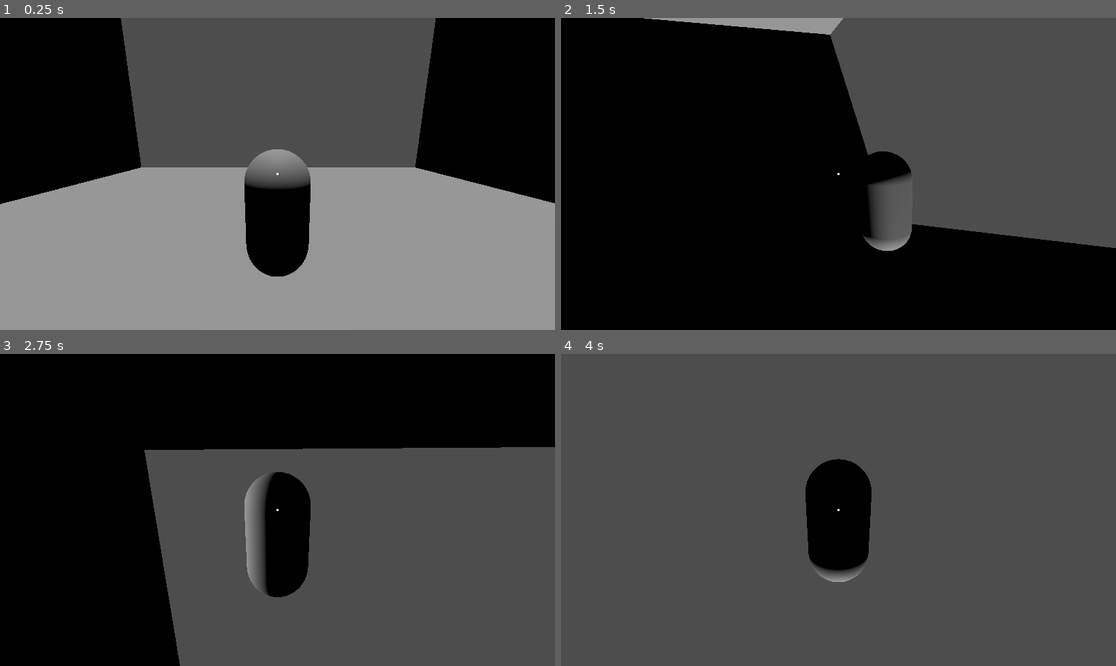
Above: before the commit, frames 1-4 (two rows, left to right).
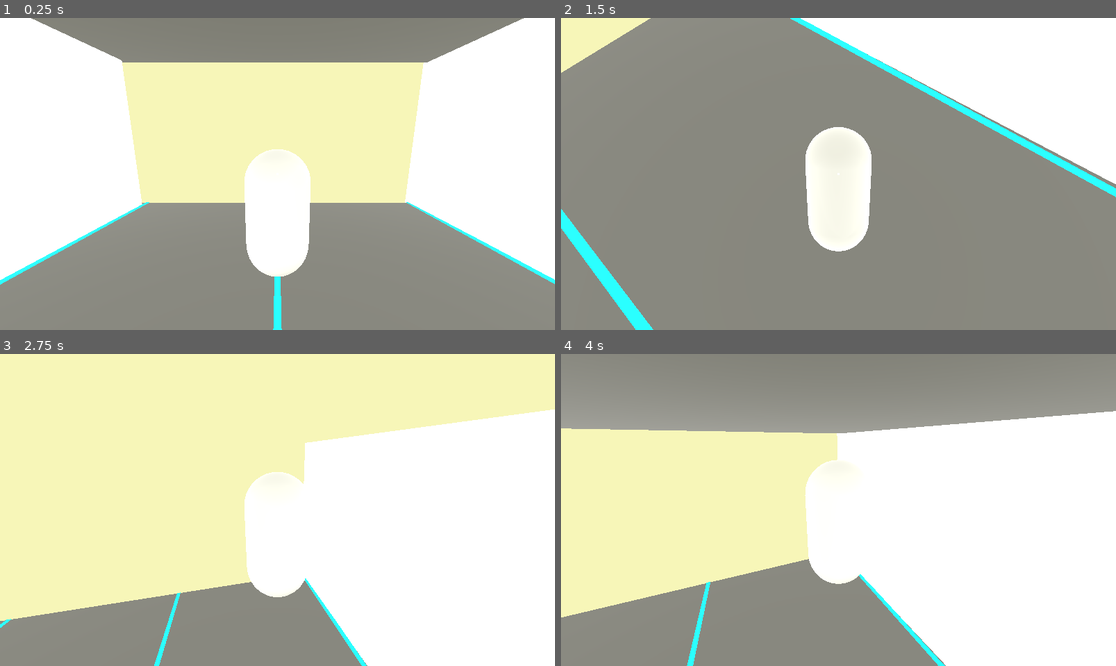
Above: after the commit, the same moments.

Repository: aahil-spec/gravity
Game: Godot game, scene res://scenes/player.tscn
Same seed, same stepped clock (60 frames per second), same inputs: the game is played once before the commit and once after it.
Inputs (mouse positions are in pixels of both pictures, inside the frame that each line leads up to):
- Up to frame 1 (0.25 s): no input
- Up to frame 2 (1.5 s): tap Enter (ui_accept) at 0.5, 0.77 s; move the mouse to (960, 158) at 0.52 s; hold Right (grav_right, bound only after the commit) 0.53-1.28 s; tap G (switch_gravity) at 0.6, 1.35 s; click (960, 158) at 0.67 s; move the mouse to (810, 174) at 1.27 s; hold Up (grav_up, bound only after the commit) from 1.28 s (still down)
- Up to frame 3 (2.75 s): keep holding Up (grav_up, bound only after the commit); tap Enter (ui_accept) at 1.52 s; move the mouse to (288, 503) at 2.02 s; tap Alt at 2.1 s; tap G (switch_gravity) at 2.3 s
- Up to frame 4 (4 s): keep holding Up (grav_up, bound only after the commit); move the mouse to (832, 516) at 2.77 s; tap Shift at 2.85 s; click (832, 516) at 2.92 s; tap Enter (ui_accept) at 3.02, 3.77 s; tap G (switch_gravity) at 3.05, 3.6 s; move the mouse to (877, 513) at 3.52 s

The runs differ from the first frame. In frame 1, 69% of the frame differs, in the area x 0-100%, y 0-100%; in frame 2, 99%; in frame 3, 100%; in frame 4, 100%.

Commit message:
added some animations and world environment

Diff:
--- a/project.godot
+++ b/project.godot
@@ -23,39 +23,47 @@
 
 ui_left={
 "deadzone": 0.5,
-"events": [Object(InputEventKey,"resource_local_to_scene":false,"resource_name":"","device":0,"window_id":0,"alt_pressed":false,"shift_pressed":false,"ctrl_pressed":false,"meta_pressed":false,"pressed":false,"keycode":4194319,"physical_keycode":0,"key_label":0,"unicode":0,"location":0,"echo":false,"script":null)
-, Object(InputEventJoypadButton,"resource_local_to_scene":false,"resource_name":"","device":-1,"button_index":13,"pressure":0.0,"pressed":false,"script":null)
-, Object(InputEventJoypadMotion,"resource_local_to_scene":false,"resource_name":"","device":-1,"axis":0,"axis_value":-1.0,"script":null)
-, Object(InputEventKey,"resource_local_to_scene":false,"resource_name":"","device":-1,"window_id":0,"alt_pressed":false,"shift_pressed":false,"ctrl_pressed":false,"meta_pressed":false,"pressed":false,"keycode":0,"physical_keycode":65,"key_label":0,"unicode":97,"location":0,"echo":false,"script":null)
+"events": [Object(InputEventKey,"resource_local_to_scene":false,"resource_name":"","device":-1,"window_id":0,"alt_pressed":false,"shift_pressed":false,"ctrl_pressed":false,"meta_pressed":false,"pressed":false,"keycode":0,"physical_keycode":65,"key_label":0,"unicode":97,"location":0,"echo":false,"script":null)
 ]
 }
 ui_right={
 "deadzone": 0.5,
-"events": [Object(InputEventKey,"resource_local_to_scene":false,"resource_name":"","device":0,"window_id":0,"alt_pressed":false,"shift_pressed":false,"ctrl_pressed":false,"meta_pressed":false,"pressed":false,"keycode":4194321,"physical_keycode":0,"key_label":0,"unicode":0,"location":0,"echo":false,"script":null)
-, Object(InputEventJoypadButton,"resource_local_to_scene":false,"resource_name":"","device":-1,"button_index":14,"pressure":0.0,"pressed":false,"script":null)
-, Object(InputEventJoypadMotion,"resource_local_to_scene":false,"resource_name":"","device":-1,"axis":0,"axis_value":1.0,"script":null)
-, Object(InputEventKey,"resource_local_to_scene":false,"resource_name":"","device":-1,"window_id":0,"alt_pressed":false,"shift_pressed":false,"ctrl_pressed":false,"meta_pressed":false,"pressed":false,"keycode":0,"physical_keycode":68,"key_label":0,"unicode":100,"location":0,"echo":false,"script":null)
+"events": [Object(InputEventKey,"resource_local_to_scene":false,"resource_name":"","device":-1,"window_id":0,"alt_pressed":false,"shift_pressed":false,"ctrl_pressed":false,"meta_pressed":false,"pressed":false,"keycode":0,"physical_keycode":68,"key_label":0,"unicode":100,"location":0,"echo":false,"script":null)
 ]
 }
 ui_up={
 "deadzone": 0.5,
-"events": [Object(InputEventKey,"resource_local_to_scene":false,"resource_name":"","device":0,"window_id":0,"alt_pressed":false,"shift_pressed":false,"ctrl_pressed":false,"meta_pressed":false,"pressed":false,"keycode":4194320,"physical_keycode":0,"key_label":0,"unicode":0,"location":0,"echo":false,"script":null)
-, Object(InputEventJoypadButton,"resource_local_to_scene":false,"resource_name":"","device":-1,"button_index":11,"pressure":0.0,"pressed":false,"script":null)
-, Object(InputEventJoypadMotion,"resource_local_to_scene":false,"resource_name":"","device":-1,"axis":1,"axis_value":-1.0,"script":null)
-, Object(InputEventKey,"resource_local_to_scene":false,"resource_name":"","device":-1,"window_id":0,"alt_pressed":false,"shift_pressed":false,"ctrl_pressed":false,"meta_pressed":false,"pressed":false,"keycode":0,"physical_keycode":87,"key_label":0,"unicode":119,"location":0,"echo":false,"script":null)
+"events": [Object(InputEventKey,"resource_local_to_scene":false,"resource_name":"","device":-1,"window_id":0,"alt_pressed":false,"shift_pressed":false,"ctrl_pressed":false,"meta_pressed":false,"pressed":false,"keycode":0,"physical_keycode":87,"key_label":0,"unicode":119,"location":0,"echo":false,"script":null)
 ]
 }
 ui_down={
 "deadzone": 0.5,
-"events": [Object(InputEventKey,"resource_local_to_scene":false,"resource_name":"","device":0,"window_id":0,"alt_pressed":false,"shift_pressed":false,"ctrl_pressed":false,"meta_pressed":false,"pressed":false,"keycode":4194322,"physical_keycode":0,"key_label":0,"unicode":0,"location":0,"echo":false,"script":null)
-, Object(InputEventJoypadButton,"resource_local_to_scene":false,"resource_name":"","device":-1,"button_index":12,"pressure":0.0,"pressed":false,"script":null)
-, Object(InputEventJoypadMotion,"resource_local_to_scene":false,"resource_name":"","device":-1,"axis":1,"axis_value":1.0,"script":null)
-, Object(InputEventKey,"resource_local_to_scene":false,"resource_name":"","device":-1,"window_id":0,"alt_pressed":false,"shift_pressed":false,"ctrl_pressed":false,"meta_pressed":false,"pressed":false,"keycode":0,"physical_keycode":83,"key_label":0,"unicode":115,"location":0,"echo":false,"script":null)
+"events": [Object(InputEventKey,"resource_local_to_scene":false,"resource_name":"","device":-1,"window_id":0,"alt_pressed":false,"shift_pressed":false,"ctrl_pressed":false,"meta_pressed":false,"pressed":false,"keycode":0,"physical_keycode":83,"key_label":0,"unicode":115,"location":0,"echo":false,"script":null)
 ]
 }
 switch_gravity={
 "deadzone": 0.5,
 "events": [Object(InputEventKey,"resource_local_to_scene":false,"resource_name":"","device":-1,"window_id":0,"alt_press …(192 unchanged characters)…
+]
+}
+grav_up={
+"deadzone": 0.5,
+"events": [Object(InputEventKey,"resource_local_to_scene":false,"resource_name":"","device":-1,"window_id":0,"alt_pressed":false,"shift_pressed":false,"ctrl_pressed":false,"meta_pressed":false,"pressed":false,"keycode":0,"physical_keycode":4194320,"key_label":0,"unicode":0,"location":0,"echo":false,"script":null)
+]
+}
+grav_down={
+"deadzone": 0.5,
+"events": [Object(InputEventKey,"resource_local_to_scene":false,"resource_name":"","device":-1,"window_id":0,"alt_pressed":false,"shift_pressed":false,"ctrl_pressed":false,"meta_pressed":false,"pressed":false,"keycode":0,"physical_keycode":4194322,"key_label":0,"unicode":0,"location":0,"echo":false,"script":null)
+]
+}
+grav_left={
+"deadzone": 0.5,
+"events": [Object(InputEventKey,"resource_local_to_scene":false,"resource_name":"","device":-1,"window_id":0,"alt_pressed":false,"shift_pressed":false,"ctrl_pressed":false,"meta_pressed":false,"pressed":false,"keycode":0,"physical_keycode":4194319,"key_label":0,"unicode":0,"location":0,"echo":false,"script":null)
+]
+}
+grav_right={
+"deadzone": 0.5,
+"events": [Object(InputEventKey,"resource_local_to_scene":false,"resource_name":"","device":-1,"window_id":0,"alt_pressed":false,"shift_pressed":false,"ctrl_pressed":false,"meta_pressed":false,"pressed":false,"keycode":0,"physical_keycode":4194321,"key_label":0,"unicode":0,"location":0,"echo":false,"script":null)
 ]
 }
 
--- a/scenes/player.tscn
+++ b/scenes/player.tscn
@@ -6,10 +6,25 @@
 
 [sub_resource type="CapsuleShape3D" id="CapsuleShape3D_3vyb7"]
 
+[sub_resource type="Environment" id="Environment_3vyb7"]
+background_mode = 1
+background_color = Color(0.9687355, 0.9658796, 0.7206813, 1)
+
+[sub_resource type="StandardMaterial3D" id="StandardMaterial3D_3vyb7"]
+albedo_color = Color(0.30544624, 0.3054462, 0.3054462, 1)
+
+[sub_resource type="StandardMaterial3D" id="StandardMaterial3D_qhqgy"]
+
+[sub_resource type="StandardMaterial3D" id="StandardMaterial3D_g2els"]
+albedo_color = Color(0, 0, 0, 1)
+emission_enabled = true
+emission = Color(0, 0.85882354, 0.7490196, 1)
+emission_energy_multiplier = 4.0
+
 [node name="Main" type="Node3D" unique_id=361245378]
 
 [node name="Player" type="CharacterBody3D" parent="." unique_id=433165605]
-transform = Transform3D(1, 0, 0, 0, 1, 0, 0, 0, 1, 0, 1.1757667, 0)
+transform = Transform3D(1, 0, 0, 0, 1, 0, 0, 0, 1, 0, 4.148385, 0)
 script = ExtResource("1_3vyb7")
 
 [node name="Camera3D" type="Camera3D" parent="Player" unique_id=610320840]
@@ -24,7 +39,16 @@
 shape = SubResource("CapsuleShape3D_3vyb7")
 
 [node name="DirectionalLight3D" type="DirectionalLight3D" parent="." unique_id=1781338465]
-transform = Transform3D(1, 0, 0, 0, -0.049041543, 0.99879676, 0, -0.99879676, -0.049041543, 0, 21.574282, 0)
+transform = Transform3D(0.85008043, 0.39823428, 0.34463423, -0.30606067, -0.15898296, 0.9386435, 0.42859092, -0.9034013, -0.013264458, 0, 15.625895, 0)
+light_angular_distance = 88.48
+
+[node name="DirectionalLight3D2" type="DirectionalLight3D" parent="." unique_id=1883189258]
+transform = Transform3D(0.67766976, 0.33114013, -0.6565896, 0.59755623, 0.2724194, 0.7541314, 0.42859092, -0.9034013, -0.013264451, 2.611124, 15.625895, 0)
+light_angular_distance = 88.48
+
+[node name="DirectionalLight3D3" type="DirectionalLight3D" parent="." unique_id=49629748]
+transform = Transform3D(-0.9005588, -0.42833376, 0.07432258, -0.07282472, -0.019908644, -0.9971459, 0.42859092, -0.9034012, -0.01326446, 2.611124, 5.939001, 0)
+light_angular_distance = 88.48
 
 [node name="UI" type="CanvasLayer" parent="." unique_id=2016939261]
 
@@ -42,21 +66,67 @@
 grow_vertical = 2
 mouse_filter = 2
 
-[node name="CSGBox3D" type="CSGBox3D" parent="." unique_id=1675016278]
+[node name="WorldEnvironment" type="WorldEnvironment" parent="." unique_id=1651172630]
+environment = SubResource("Environment_3vyb7")
+
+[node name="Start" type="Node3D" parent="." unique_id=490104643]
+
+[node name="CSGBox3D" type="CSGBox3D" parent="Start" unique_id=1675016278]
 use_collision = true
 size = Vector3(20, 1, 20)
+material = SubResource("StandardMaterial3D_3vyb7")
 
-[node name="CSGBox3D2" type="CSGBox3D" parent="." unique_id=261847712]
-transform = Transform3D(1, 0, 0, 0, 1, 0, 0, 0, 1, 0, 15.990164, 0)
+[node name="CSGBox3D2" type="CSGBox3D" parent="Start" unique_id=195100307]
+transform = Transform3D(1, 0, 0, 0, 1, 0, 0, 0, 1, 0, 9.659468, 0)
 use_collision = true
 size = Vector3(20, 1, 20)
+material = SubResource("StandardMaterial3D_3vyb7")
 
-[node name="CSGBox3D3" type="CSGBox3D" parent="." unique_id=64477767]
-transform = Transform3D(-4.371139e-08, -1, 0, 1, -4.371139e-08, 0, 0, 0, 1, 9.433006, 8.143695, 0)
+[node name="CSGBox3D3" type="CSGBox3D" parent="Start" unique_id=64477767]
+transform = Transform3D(-4.3710514e-08, -0.99997985, 0.0063353647, 1, -4.3711392e-08, 1.1754247e-16, 2.7692737e-10, 0.0063353647, 0.99997985, -9.326079, 5.1531496, 0.33300838)
 use_collision = true
-size = Vector3(15.523926, 1, 20)
+size = Vector3(10, 1, 20)
+material = SubResource("StandardMaterial3D_qhqgy")
 
-[node name="CSGBox3D4" type="CSGBox3D" parent="." unique_id=1182942449]
-transform = Transform3D(-4.371139e-08, -1, 0, 1, -4.371139e-08, 0, 0, 0, 1, -9.331991, 8.143695, 0)
+[node name="CSGBox3D4" type="CSGBox3D" parent="Start" unique_id=1182942449]
+transform = Transform3D(-4.3706898e-08, -0.99989736, 0.014328729, 1, -4.371139e-08, 0, 6.2632854e-10, 0.014328729, 0.99989736, 9.427094, 5.1531496, -0.33300838)
 use_collision = true
-size = Vector3(15.523926, 1, 20)
+size = Vector3(10, 1, 20)
+material = SubResource("StandardMaterial3D_qhqgy")
+
+[node name="strip" type="CSGBox3D" parent="Start" unique_id=1679223343]
+transform = Transform3D(-4.371139e-08, 0, 1, 0, 1, 0, -1, 0, -4.371139e-08, 0, 0.43097496, 0)
+size = Vector3(20, 0.2, 0.2)
+material = SubResource("StandardMaterial3D_g2els")
+
+[node name="strip2" type="CSGBox3D" parent="Start" unique_id=208929751]
+transform = Transform3D(-4.371139e-08, 0, 1, 0, 1, 0, -1, 0, -4.371139e-08, 8.759213, 0.43097496, 0)
+size = Vector3(20, 0.2, 0.2)
+material = SubResource("StandardMaterial3D_g2els")
+
+[node name="strip3" type="CSGBox3D" parent="Start" unique_id=1806375135]
+transform = Transform3D(-4.371139e-08, 0, 1, 0, 1, 0, -1, 0, -4.371139e-08, -8.730989, 0.43097496, 0)
+size = Vector3(20, 0.2, 0.2)
+material = SubResource("StandardMaterial3D_g2els")
+
+[node name="parkour1" type="Node3D" parent="." unique_id=1777287149]
+
+[node name="CSGBox3D" type="CSGBox3D" parent="parkour1" unique_id=1979674602]
+transform = Transform3D(1, 0, 0, 0, 1, 0, 0, 0, 1, 0, 0.99009943, 14.388432)
+use_collision = true
+size = Vector3(5, 1, 5)
+
+[node name="CSGBox3D2" type="CSGBox3D" parent="parkour1" unique_id=1698259433]
+transform = Transform3D(-4.371139e-08, -1, 0, 1, -4.371139e-08, 0, 0, 0, 1, -5.968277, 3.5285573, 20.71383)
+use_collision = true
+size = Vector3(5, 1, 5)
+
+[node name="CSGBox3D3" type="CSGBox3D" parent="parkour1" unique_id=462050877]
+transform = Transform3D(-4.371139e-08, -1, 0, 1, -4.371139e-08, 0, 0, 0, 1, 6.2264423, 3.5285573, 25.761059)
+use_collision = true
+size = Vector3(5, 1, 5)
+
+[node name="CSGBox3D4" type="CSGBox3D" parent="parkour1" unique_id=781751594]
+transform = Transform3D(1, 0, 0, 0, 1, 0, 0, 0, 1, -0.8346782, 7.432728, 30.047836)
+use_collision = true
+size = Vector3(5, 1, 5)
--- a/scripts/player.gd
+++ b/scripts/player.gd
@@ -1,16 +1,9 @@
 extends CharacterBody3D
 
-@export var speed=6.0
-@export var jump_velocity=8.0
-var gravity_strength=9.8
+@export var speed=7.0
+@export var jump_velocity=5.0
+var gravity_strength=15.0
 var gravity_dir=Vector3.DOWN
-var gravity_list=[
-	Vector3.DOWN,
-	Vector3.UP,
-	Vector3.LEFT,
-	Vector3.RIGHT
-]
-var current_index=0
 @onready var camera=$Camera3D
 var mouse_sens=0.003
 func _ready():
@@ -30,21 +23,25 @@
 		Input.mouse_mode=Input.MOUSE_MODE_VISIBLE
 	if not is_on_floor():
 		velocity+=gravity_dir*gravity_strength*delta
-	if Input.is_action_just_pressed("switch_gravity"):
-		switch_gravity()
+	if Input.is_action_just_pressed("grav_down"):set_gravity(Vector3.DOWN)
+	if Input.is_action_just_pressed("grav_up"):set_gravity(Vector3.UP)
+	if Input.is_action_just_pressed("grav_left"):set_gravity(Vector3.LEFT)
+	if Input.is_action_just_pressed("grav_right"):set_gravity(Vector3.RIGHT)
 	var input_dir=Input.get_vector("ui_left","ui_right","ui_up","ui_down")
 	var direction=(transform.basis*Vector3(input_dir.x,0,input_dir.y)).normalized()
 	var fall_vel=velocity.project(gravity_dir)
 	var walk_vel=direction*speed
 	velocity=walk_vel+fall_vel
 	move_and_slide()
+	if global_position.y<-15.0:
+		global_position=Vector3(0,5,0)
+		velocity=Vector3.ZERO
+		set_gravity(Vector3.DOWN)
 
-func switch_gravity():
-	current_index+=1
-	if current_index>=gravity_list.size():
-		current_index=0
-
-	gravity_dir=gravity_list[current_index]
+func set_gravity(new_dir:Vector3):
+	if gravity_dir==new_dir:
+		return
+	gravity_dir=new_dir
 	up_direction=-gravity_dir
 	align_with_gravity()
 func align_with_gravity():
@@ -57,4 +54,4 @@
 	var target_basis=Basis(new_right,new_up,-new_forward)
 
 	var tween=create_tween()
-	tween.tween_property(self,"transform:basis",target_basis,0.4).set_trans(Tween.TRANS_SINE)
+	tween.tween_property(self, "quaternion", target_basis.get_rotation_quaternion(), 0.4).set_trans(Tween.TRANS_SINE)
